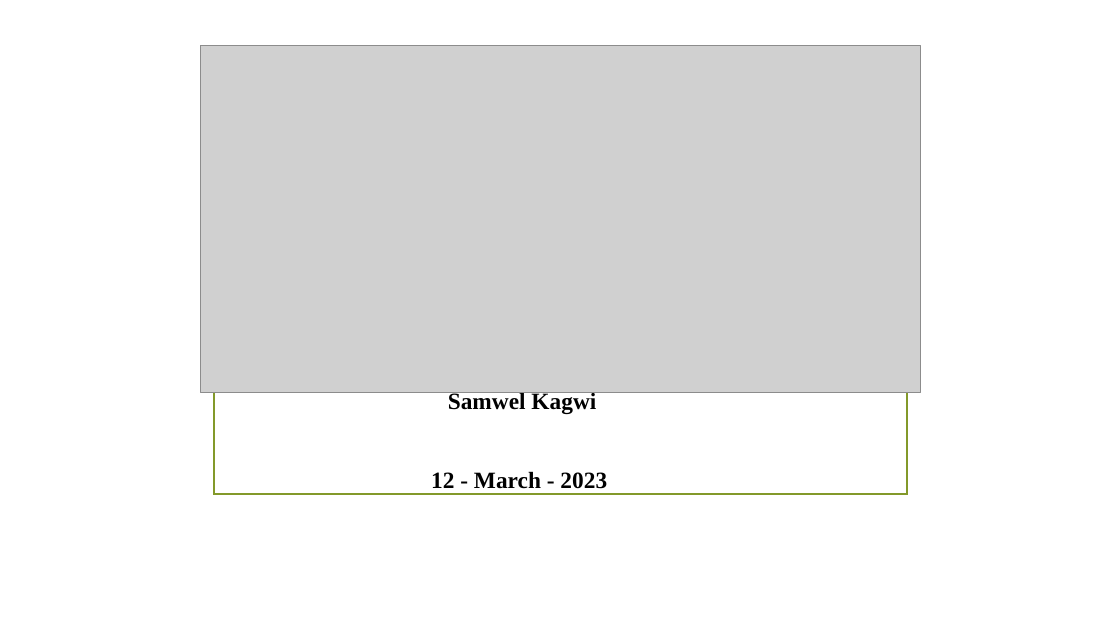
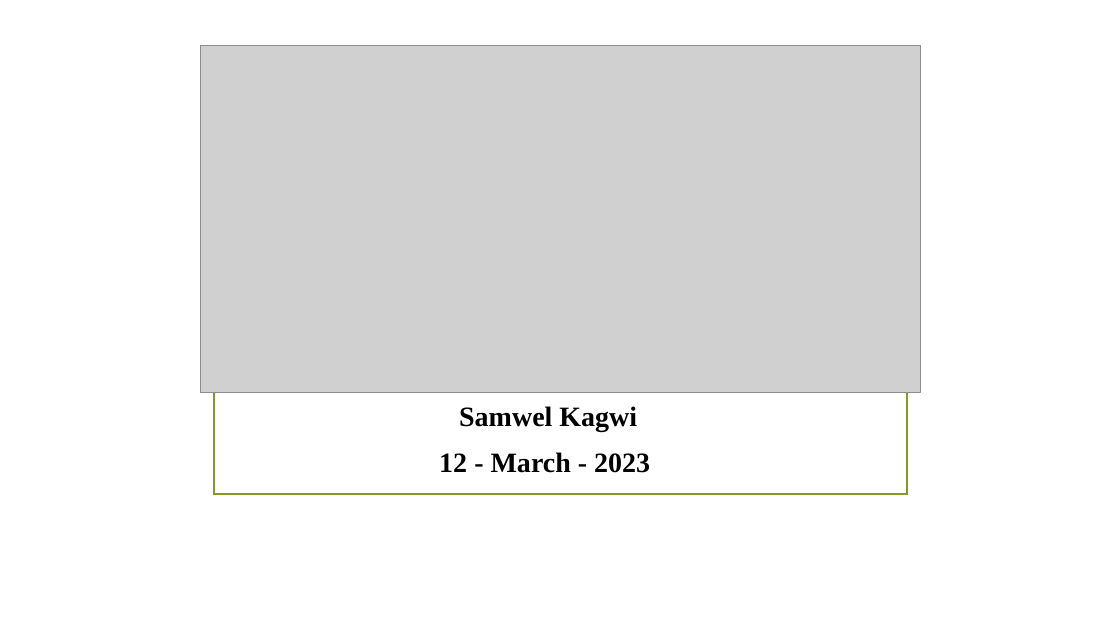
Before and after one commit to S-Kagwi/dsc-phase-1-project-v2-4, a slide deck: slide 1 of Presentation.pptx. Drawn at 1120x630 pixels with LibreOffice and Linux fonts; fonts in the diff are those of the drawing; grey boxes stand for pictures; background and template pictures are left out. Boxes give left, top, right and bottom in pixels: in the first picture for what was removed or moved away, otherwise in the second. Text is boxed around its words. In the diff, an @@ line names an element or a change of style, - is before the commit and + after.

```diff
--- a/Presentation.pptx
+++ b/Presentation.pptx
@@ subtitle "Samwel Kagwi" moved from (x1=431, y1=391, x2=607, y2=494) to (x1=439, y1=406, x2=650, y2=473) @@
@@ subtitle "Samwel Kagwi" at (x1=439, y1=406, x2=650, y2=473): size 20 to 24 pt @@
```
Also in this commit, not shown: 2 other slides changed, 5 other files.
